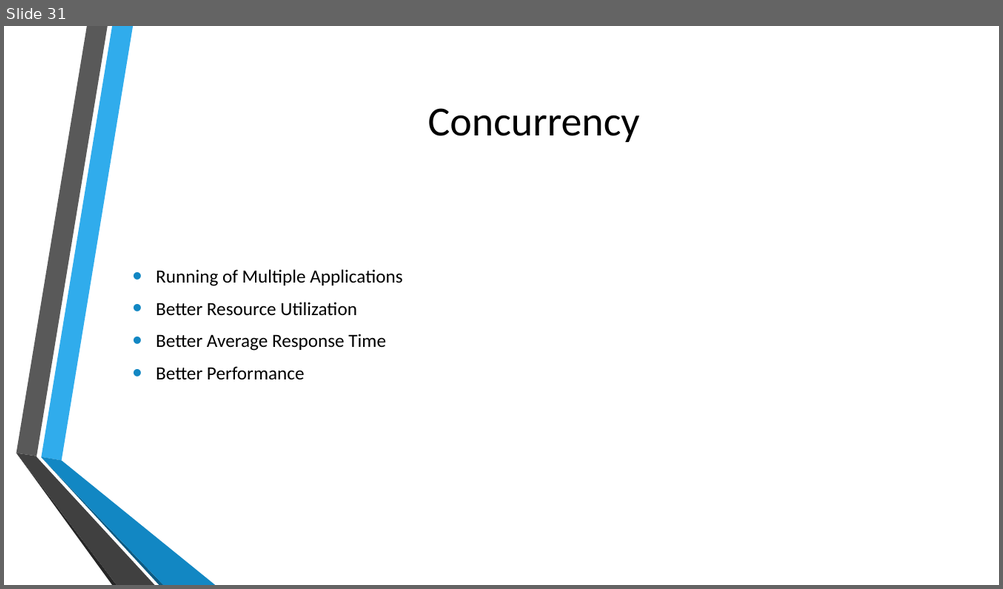
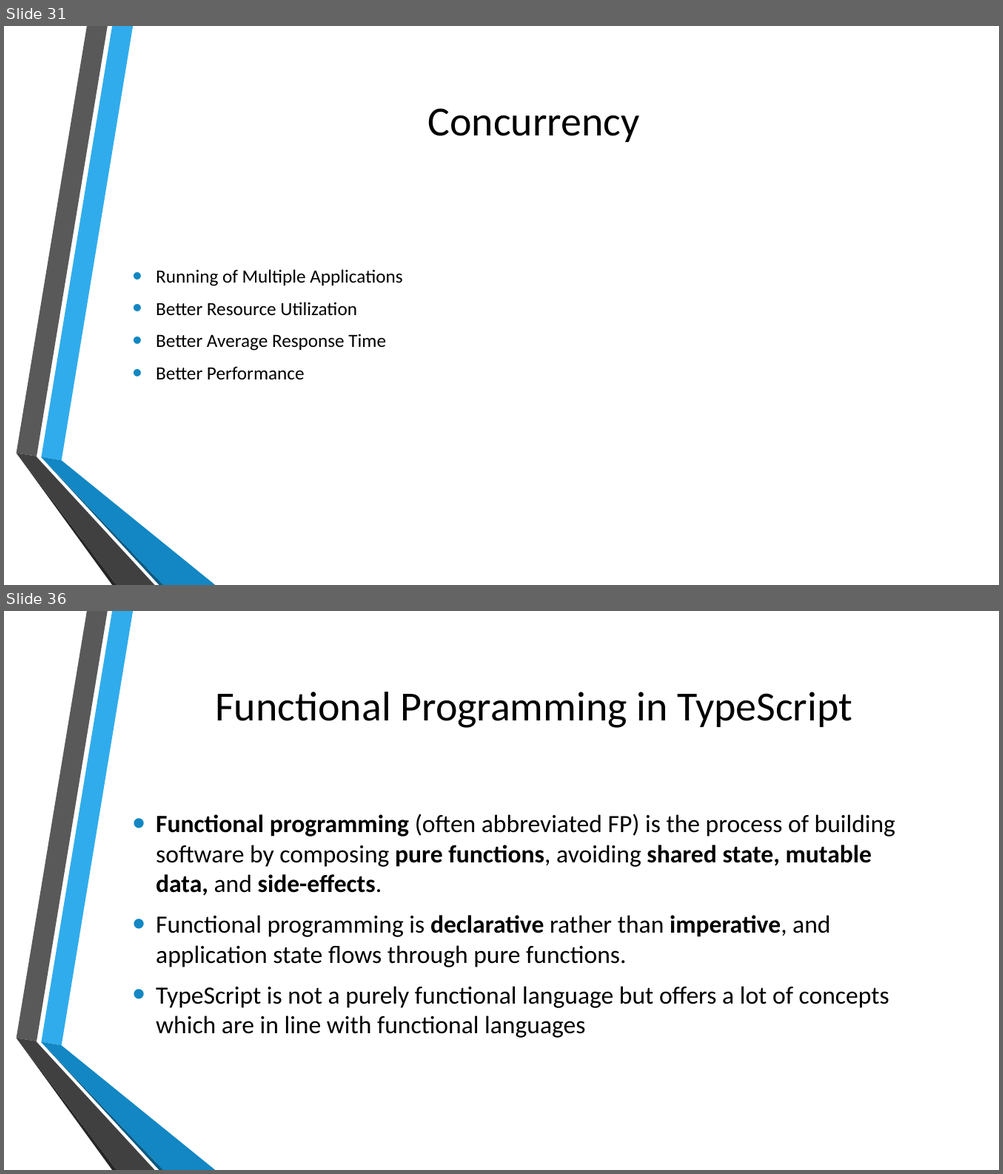
Before and after one commit to kalyank12/SoftwareParadigms, a slide deck: PPT/Group02-Component1.pptx. Shown one above the other, each under a label of ours: slide 31 before the commit, slides 31 and 36 after it; the slides between them are not shown. The pictures are 1003x589 and 1003x1174 pixels, drawn with LibreOffice and Linux fonts; fonts in the diff are those of the drawing; background and template pictures are left out. Boxes give left, top, right and bottom in pixels: in the first picture for what was removed or moved away, otherwise in the second. Text is boxed around its words. In the diff, an @@ line names an element or a change of style, - is before the commit and + after.

```diff
--- a/PPT/Group02-Component1.pptx
+++ b/PPT/Group02-Component1.pptx
@@ slide 36 added at box(4, 611, 999, 1170), background picture (left out); not listed: 6 template elements that a slide beside it also shows @@
@@ title added at box(215, 692, 852, 728), 40 pt, text #000000 @@
+Functional Programming in TypeScript
@@ text added at box(156, 814, 895, 1038), 24 pt, text #000000 @@
+• Functional programming (often abbreviated FP) is the process of building software by composing pure functions, avoiding shared state, mutable data, and side-effects.
+• Functional programming is declarative rather than imperative, and application state flows through pure functions.
+• TypeScript is not a purely functional language but offers a lot of concepts which are in line with functional languages
```
Also in this commit, not shown: 3 slides changed, 6 other slides added.
